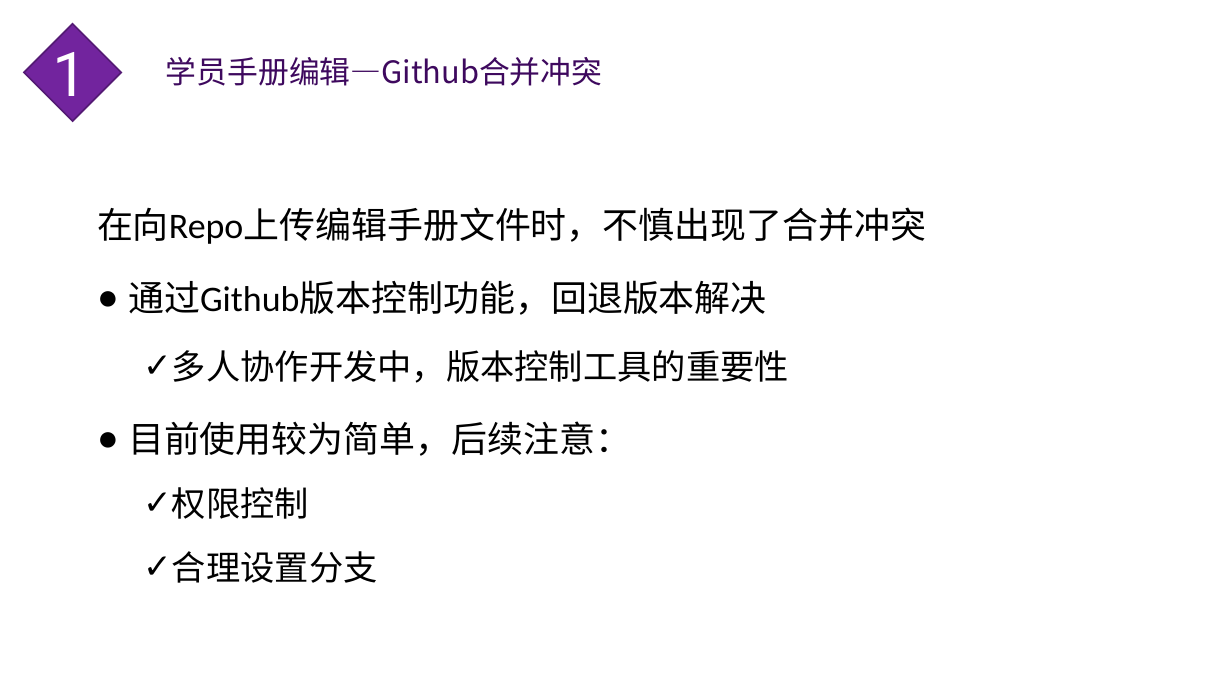
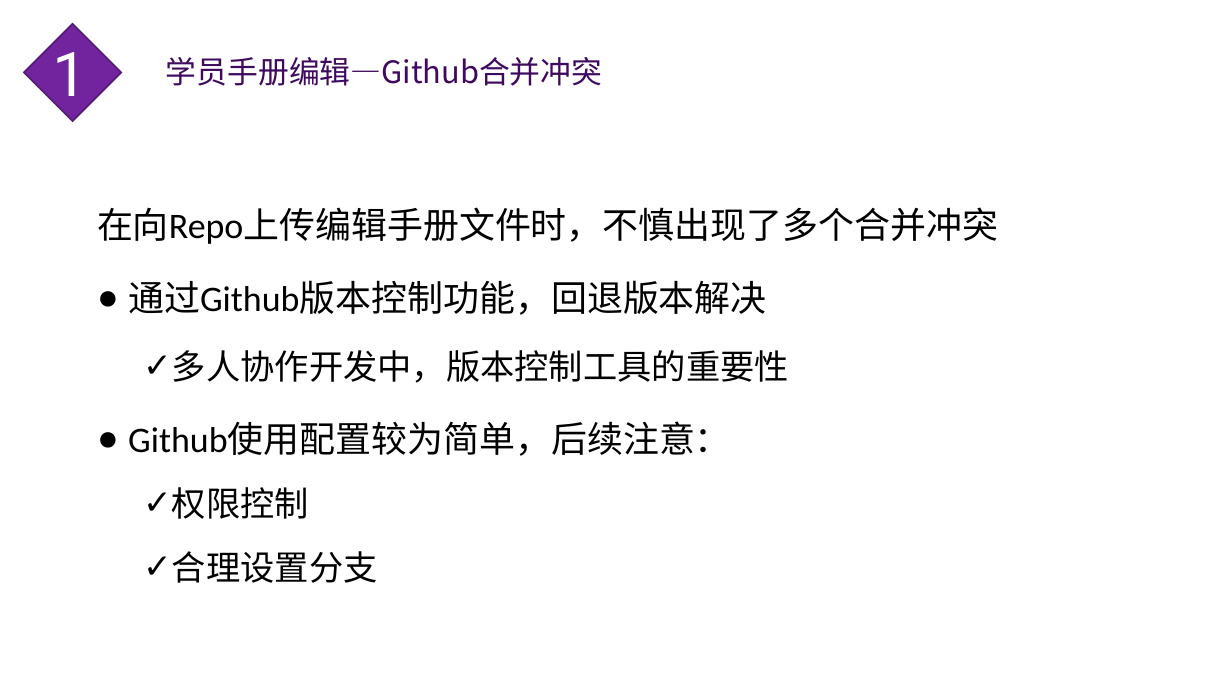
Before and after one commit to Tisingdeng/2017-TSINGHUA-MEM-Group2, a slide deck: slide 3 of 第二组晨间汇报20170916第一版.pptx. Drawn at 1232x693 pixels with LibreOffice and Linux fonts; fonts in the diff are those of the drawing; background and template pictures are left out. Boxes give left, top, right and bottom in pixels: in the first picture for what was removed or moved away, otherwise in the second. Text is boxed around its words. In the diff, an @@ line names an element or a change of style, - is before the commit and + after.

Commit message:
修订PPT部分文字及取消自动播放

```diff
--- a/第二组晨间汇报20170916第一版.pptx
+++ b/第二组晨间汇报20170916第一版.pptx
@@ text at (x1=97, y1=207, x2=998, y2=244): text changed @@
-在向Repo上传编辑手册文件时，不慎出现了合并冲突
+在向Repo上传编辑手册文件时，不慎出现了多个合并冲突
@@ text at (x1=128, y1=422, x2=731, y2=456): text changed @@
-● 目前使用较为简单，后续注意：
+● Github使用配置较为简单，后续注意：
```
